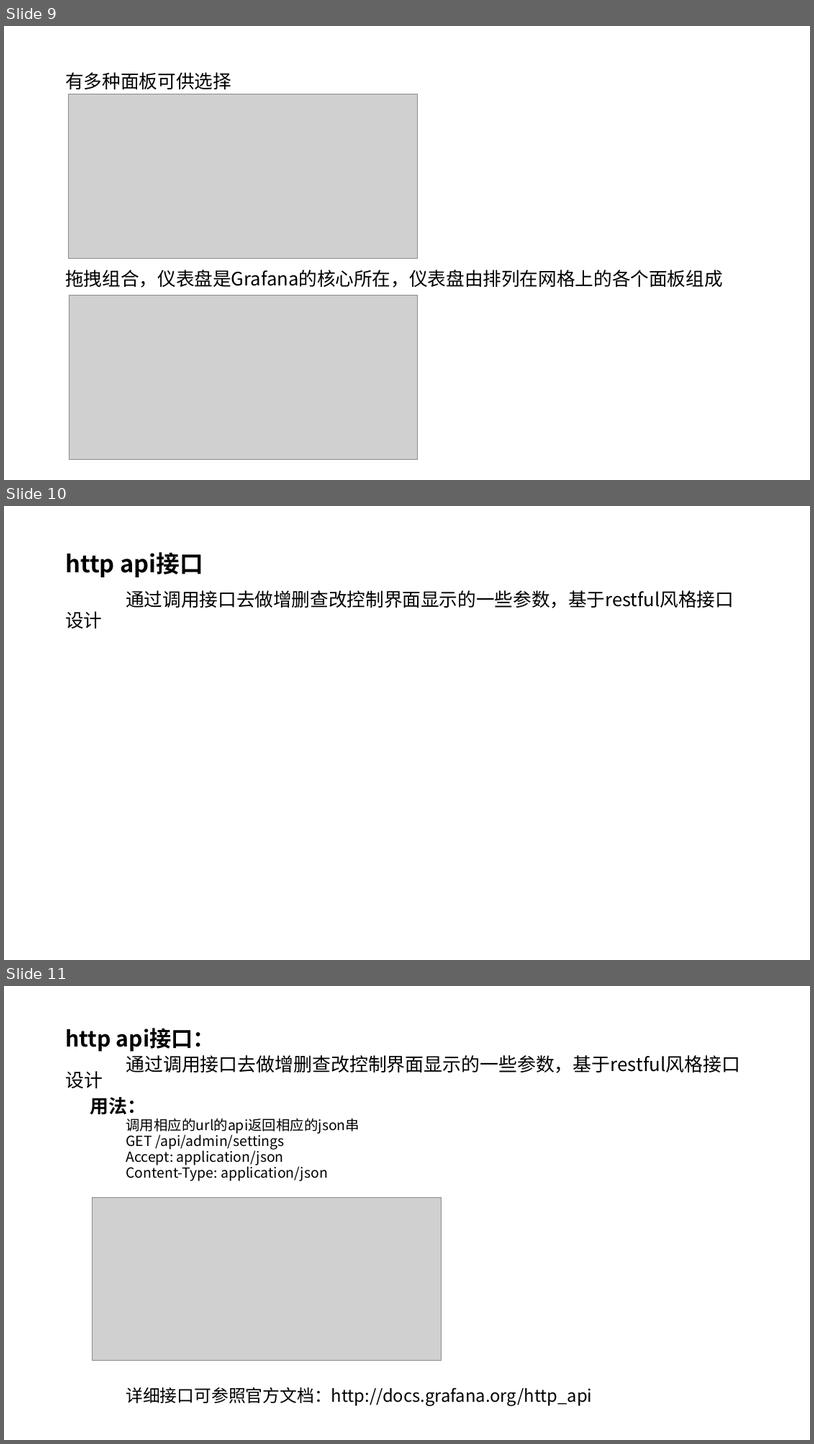
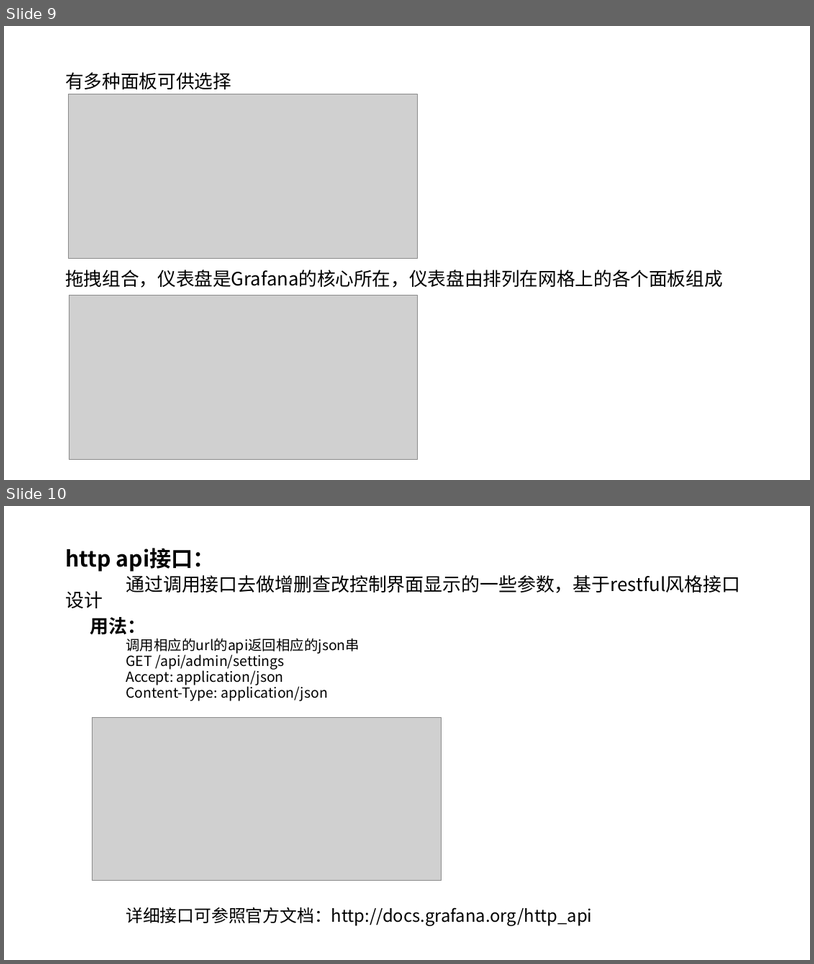
Before and after one commit to cpw0321/golang-, a slide deck: grafana/grafana.pptx. Shown one above the other, each under a label of ours: slides 9, 10 and 11 before the commit, slides 9 and 10 after it. The pictures are 814x1444 and 814x964 pixels, drawn with LibreOffice and Linux fonts; fonts in the diff are those of the drawing; grey boxes stand for pictures. Boxes give left, top, right and bottom in pixels: in the first picture for what was removed or moved away, otherwise in the second. Text is boxed around its words. In the diff, an @@ line names an element or a change of style, - is before the commit and + after.

Commit message:
change

```diff
--- a/grafana/grafana.pptx
+++ b/grafana/grafana.pptx
@@ slide 10 removed at <box>4,506,810,960</box>, background #FFFFFF @@
@@ text removed at <box>65,552,734,608</box> @@
-http api接口
-通过调用接口去做增删查改控制界面显示的一些参数，基于restful风格接口设计
@@ what was slide 11 is now slide 10 @@
```
